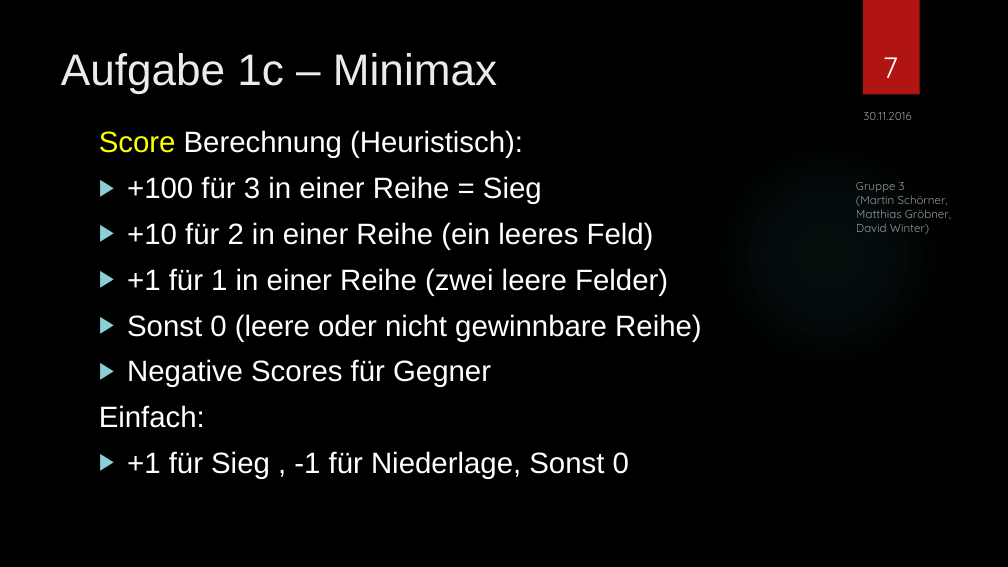
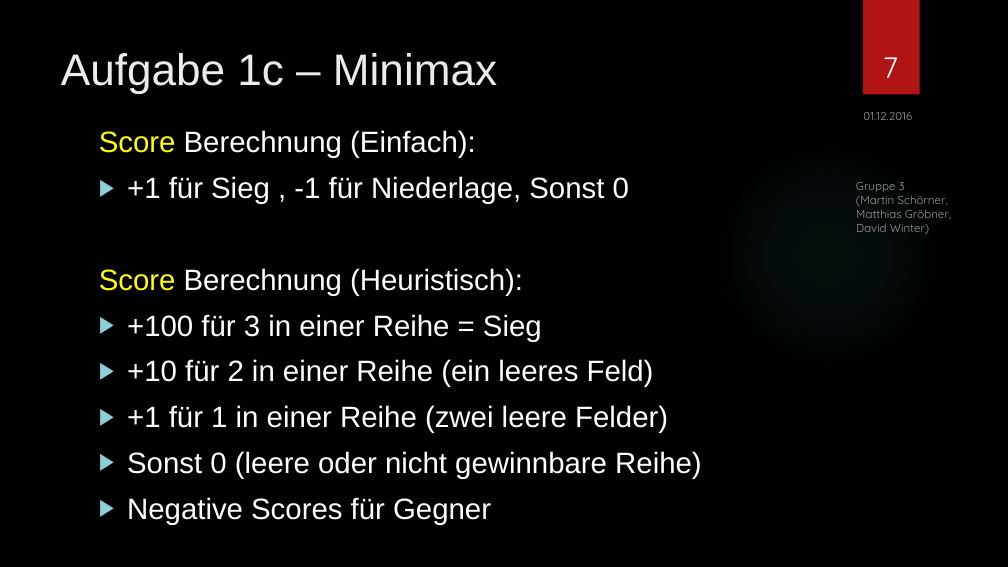
Before and after one commit to SOAS-Uni-Augsburg/ws16-17-group-03, a slide deck: slide 7 of Blatt-06/Präsentation.pptx. Drawn at 1008x567 pixels with LibreOffice and Linux fonts; fonts in the diff are those of the drawing; background and template pictures are left out. Boxes give left, top, right and bottom in pixels: in the first picture for what was removed or moved away, otherwise in the second. Text is boxed around its words. In the diff, an @@ line names an element or a change of style, - is before the commit and + after.

```diff
--- a/Blatt-06/Präsentation.pptx
+++ b/Blatt-06/Präsentation.pptx
@@ text at bbox=[863, 112, 912, 120]: text changed @@
-30.11.2016
+01.12.2016
@@ text at bbox=[99, 130, 629, 204]: paragraphs added @@
+Score Berechnung (Einfach):
+▶ +1 für Sieg , -1 für Niederlage, Sonst 0
@@ text at bbox=[99, 405, 629, 479]: paragraphs removed @@
-Einfach:
-▶ +1 für Sieg , -1 für Niederlage, Sonst 0
```
Also in this commit, not shown: 17 other slides changed.
